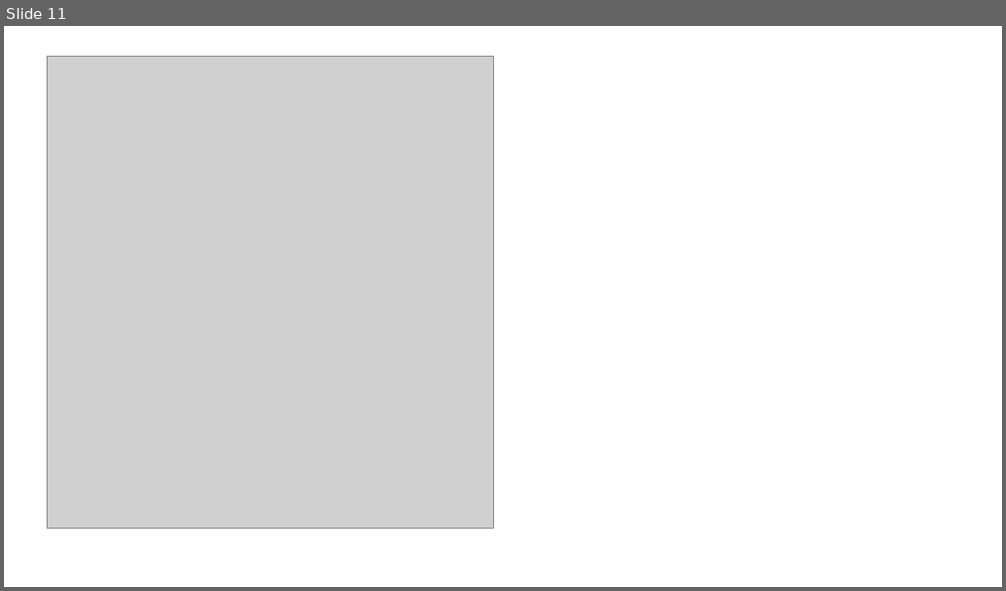
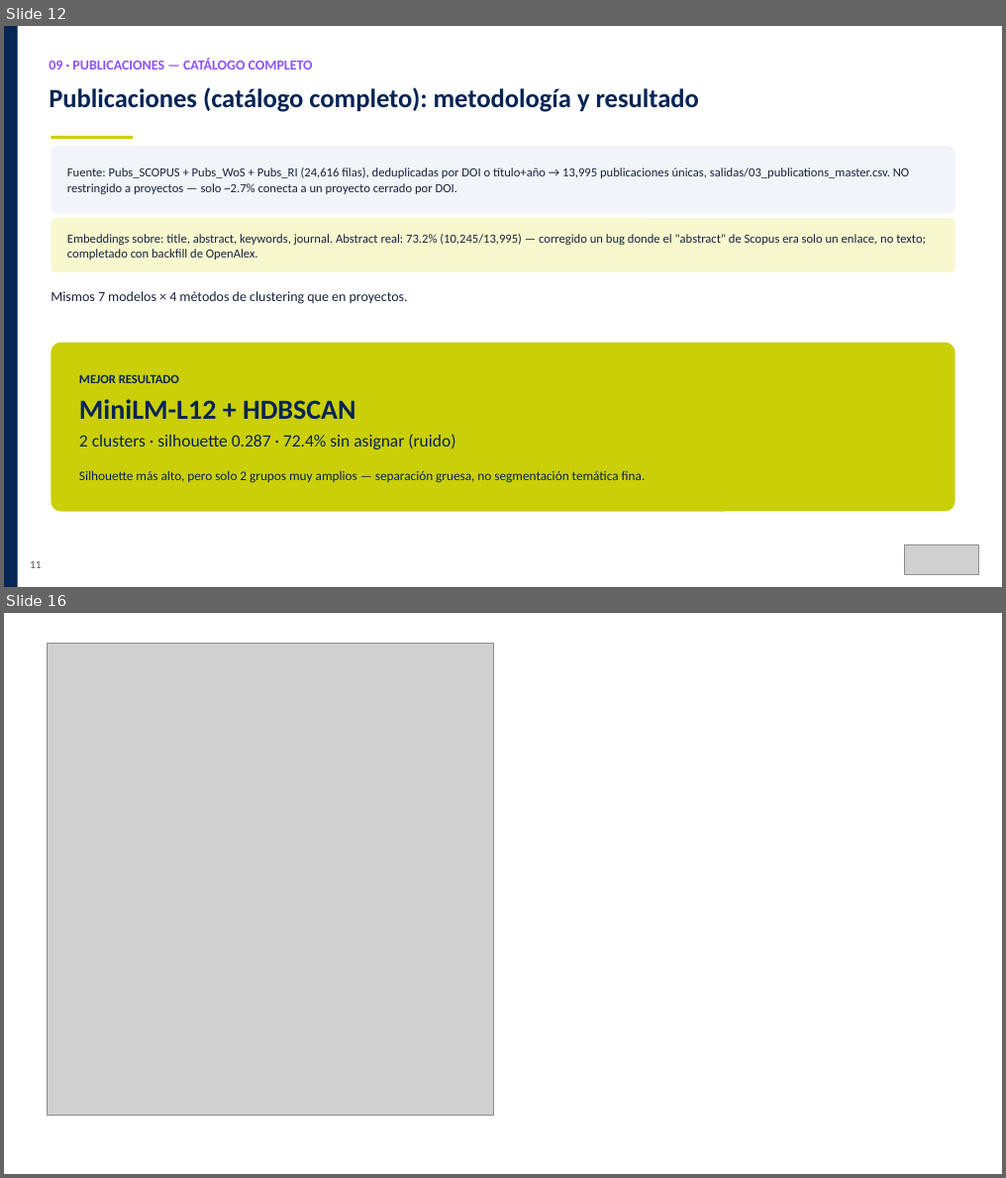
Before and after one commit to Instituto-Pulso-PUCP/LibroBlanco, a slide deck: Slides/Reu_15-08_Libro_Blanco.pptx. Shown one above the other, each under a label of ours: slide 11 before the commit, slides 12 and 16 after it; the slides between them are not shown. The pictures are 1006x591 and 1006x1178 pixels, drawn with LibreOffice and Linux fonts; fonts in the diff are those of the drawing; grey boxes stand for pictures. Boxes give left, top, right and bottom in pixels: in the first picture for what was removed or moved away, otherwise in the second. Text is boxed around its words. In the diff, an @@ line names an element or a change of style, - is before the commit and + after.

```diff
--- a/Slides/Reu_15-08_Libro_Blanco.pptx
+++ b/Slides/Reu_15-08_Libro_Blanco.pptx
@@ slide 12 added at (4,26,1002,587), background #FFFFFF @@
@@ rectangle added at (4,26,18,586), fill #062454 @@
@@ text added at (49,58,313,70), 10 pt, text #8C52FF, bold @@
+09 · PUBLICACIONES — CATÁLOGO COMPLETO
@@ text added at (49,87,699,112), 19 pt, text #062454, bold @@
+Publicaciones (catálogo completo): metodología y resultado
@@ rectangle added at (51,136,133,139), fill #CBCF07 @@
@@ rounded rectangle added at (51,146,955,214), fill #F1F4F9 @@
@@ text added at (67,168,909,194), 9 pt, text #1A2440 @@
+Fuente: Pubs_SCOPUS + Pubs_WoS + Pubs_RI (24,616 filas), deduplicadas por DOI o título+año → 13,995 publicaciones únicas, salidas/03_publications_master.csv. NO restringido a proyectos — solo ~2.7% conecta a un proyecto cerrado por DOI.
@@ rounded rectangle added at (51,218,955,273), fill #F7F8CE @@
@@ text added at (67,234,926,260), 9 pt, text #1A2440 @@
+Embeddings sobre: title, abstract, keywords, journal. Abstract real: 73.2% (10,245/13,995) — corregido un bug donde el "abstract" de Scopus era solo un enlace, no texto; completado con backfill de OpenAlex.
@@ text added at (51,291,408,304), 10 pt, text #1A2440 @@
+Mismos 7 modelos × 4 métodos de clustering que en proyectos.
@@ rounded rectangle added at (51,343,955,512), fill #CBCF07 @@
@@ text added at (79,374,646,483), 9.5 pt, text #062454 @@
+MEJOR RESULTADO
+MiniLM-L12 + HDBSCAN
+2 clusters · silhouette 0.287 · 72.4% sin asignar (ruido)
+Silhouette más alto, pero solo 2 grupos muy amplios — separación gruesa, no segmentación temática fina.
@@ picture added at (904,545,979,575) @@
@@ text added at (30,562,41,569), 8 pt, text #545454 @@
+11
@@ what was slide 11 is now slide 16 @@
```
Also in this commit, not shown: 6 slides changed, 6 other slides added, 2 slides removed, 15 other files.
